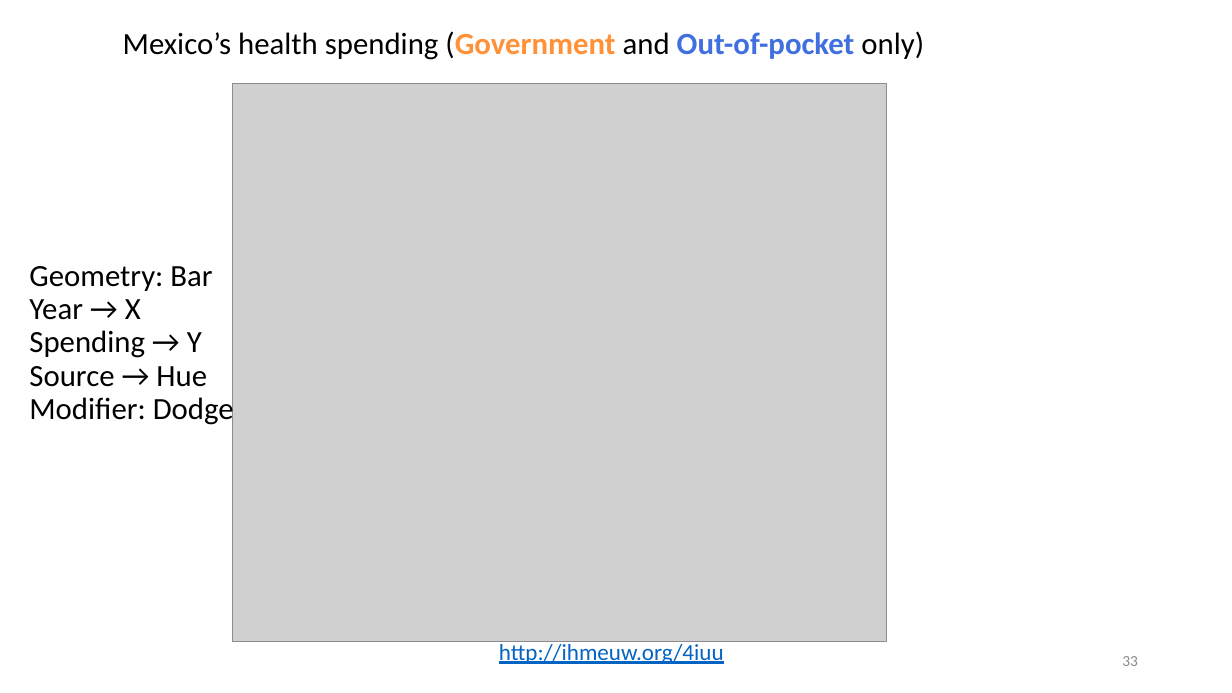
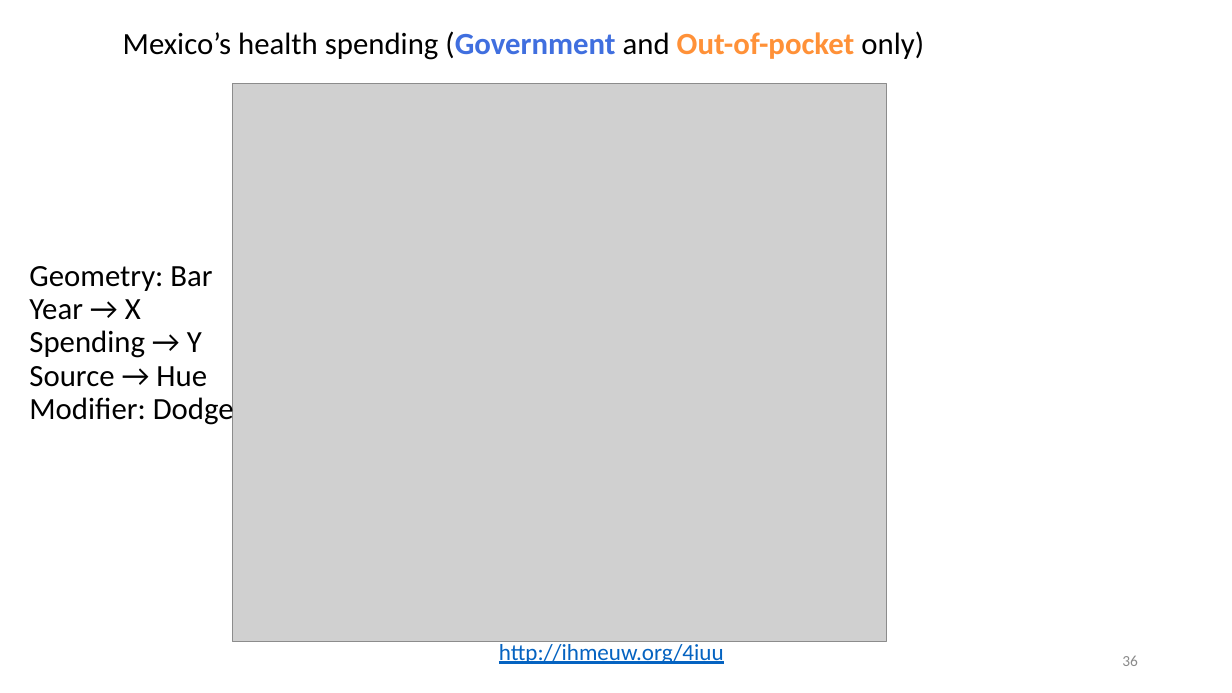
Before and after one commit to WSU-DataScience/USCOTS19_workshop, a slide deck: slide 36 of block_2_data_visualization/DSCI310_Course.pptx (slide 33 before the commit). Drawn at 1232x693 pixels with LibreOffice and Linux fonts; fonts in the diff are those of the drawing; grey boxes stand for pictures. Boxes give left, top, right and bottom in pixels: in the first picture for what was removed or moved away, otherwise in the second. Text is boxed around its words. In the diff, an @@ line names an element or a change of style, - is before the commit and + after.

```diff
--- a/block_2_data_visualization/DSCI310_Course.pptx
+++ b/block_2_data_visualization/DSCI310_Course.pptx
@@ text "Mexico’s health spending (Government and ..." at (123, 31, 924, 60): text colour #FF9138 to #406FDF in "(Government"; text colour #406FDF to #FF9138 in "Out-of-pocket" @@
@@ page number at (1122, 655, 1138, 666): text changed @@
-33
+36
```
Also in this commit, not shown: 4 other slides changed, 4 slides added, 1 slide removed, 2 other files.
